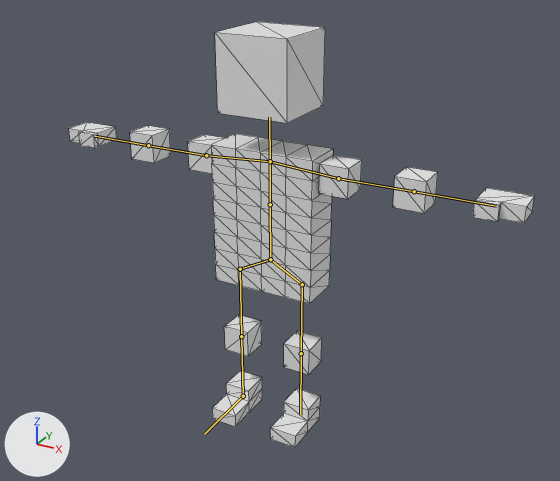
Two versions of the glTF model project/resources/Models/Character/origin.gltf, one commit apart.
The view is the same before and after, from a 50 mm camera at (4.84, -8.54, 7.16) aimed at (0.11, 0.08, 2.85). Arrows for +X, +Y and +Z are at lower left; the lights stay in place. The older version comes first. The bones that change, and the others that lie on the model, are drawn over the model as lines. Mesh edges are drawn as thin lines.

Names of what the first picture shows: '立方体.007'.
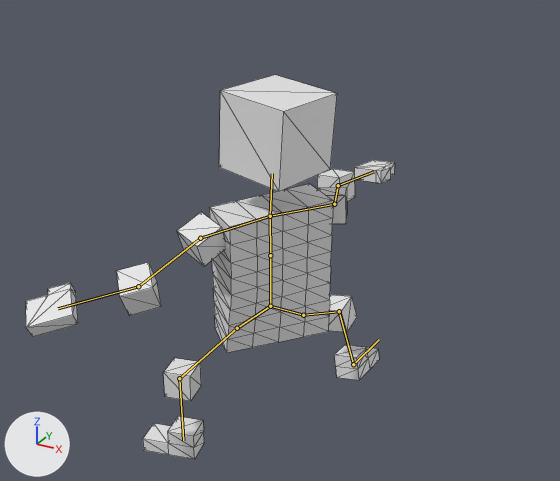
The newer file adds an action. The first version stands in its rest pose; the second is drawn at frame 8 of the action 'Attack5'.

Boxes [x1, y1, x2, y2] around the edits, measured in the pictures (560 x 481 px):
'立方体.007', posed (21% narrower, 10% shorter): before [69, 22, 534, 448]; after [26, 75, 395, 459]
bone 'waist', root to tip: before (270, 259) to (270, 204); after (270, 306) to (270, 255)
bone 'body', root to tip: before (270, 204) to (270, 161); after (270, 255) to (270, 216)
bone 'head', root to tip: before (270, 161) to (269, 117); after (270, 216) to (272, 173)
bone 'leftArm', root to tip: before (338, 178) to (414, 191); after (200, 238) to (138, 286)
bone 'leftArm2', root to tip: before (414, 191) to (496, 206); after (138, 286) to (58, 308)
bone 'rightArm', root to tip: before (206, 155) to (148, 145); after (334, 204) to (338, 185)
bone 'rightArm2', root to tip: before (148, 145) to (95, 136); after (338, 185) to (374, 171)
bone 'leftLeg', root to tip: before (302, 284) to (301, 353); after (237, 328) to (179, 378)
bone 'leftLeg2', root to tip: before (301, 353) to (300, 415); after (179, 378) to (183, 440)
bone 'rightLeg', root to tip: before (240, 269) to (241, 336); after (303, 315) to (339, 311)
bone 'rightLeg2', root to tip: before (241, 336) to (243, 396); after (339, 311) to (353, 364)
bone 'rightFeet', root to tip: before (243, 396) to (204, 434); after (353, 364) to (379, 339)

The edits, one by one:
Bone 'waist' (bone_waist) moves from (0.0, 0.0, 0.0) to (0.16, -0.63, -0.09).
Bone 'waist' (bone_waist) turns from (0, 0, 0) to (4, -133, -8) degrees about its own x, y and z.
Bone 'body' (bone_body) turns from (0, 0, 0) to (0, 10, 0) degrees about its own x, y and z.
Bone 'head' (bone_head) turns from (0, 0, 0) to (3, 21, 2) degrees about its own x, y and z.
Bone 'leftArm' (bone_leftarm) turns from (0, 0, 0) to (-20, -10, 16) degrees about its own x, y and z.
Bone 'leftArm2' (bone_leftarm2) turns from (0, 0, 0) to (0, 0, -31) degrees about its own x, y and z.
Bone 'rightArm' (bone_rightarm) turns from (0, 0, 0) to (54, 170, -3) degrees about its own x, y and z.
Bone 'rightArm2' (bone_rightarm2) turns from (0, 0, 0) to (-32, 0, 0) degrees about its own x, y and z.
Bone 'leftLeg' (bone_leftleg) turns from (0, 0, 0) to (72, -37, -67) degrees about its own x, y and z.
Bone 'leftLeg2' (bone_leftleg2) turns from (0, 0, 0) to (-5, 19, 46) degrees about its own x, y and z.
Bone 'rightLeg' (bone_rightleg) turns from (0, 0, 0) to (-48, 11, -62) degrees about its own x, y and z.
Bone 'rightLeg2' (bone_rightleg2) turns from (0, 0, 0) to (0, 1, 57) degrees about its own x, y and z.
Bone 'rightFeet' (bone_rightfeet) turns from (0, 0, 0) to (1, 0, 15) degrees about its own x, y and z.
